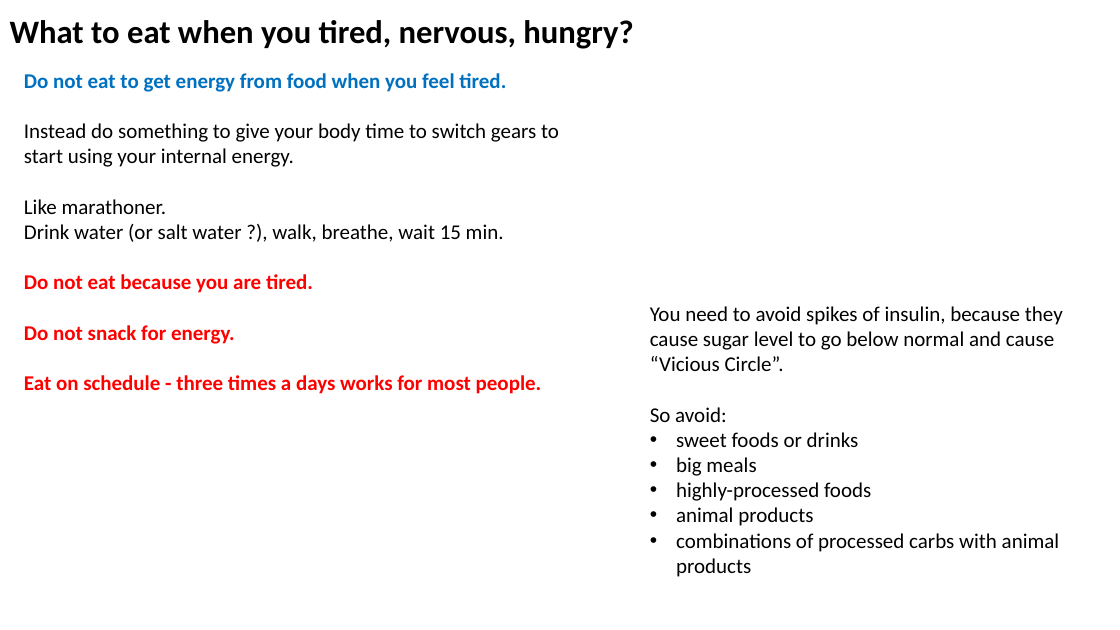
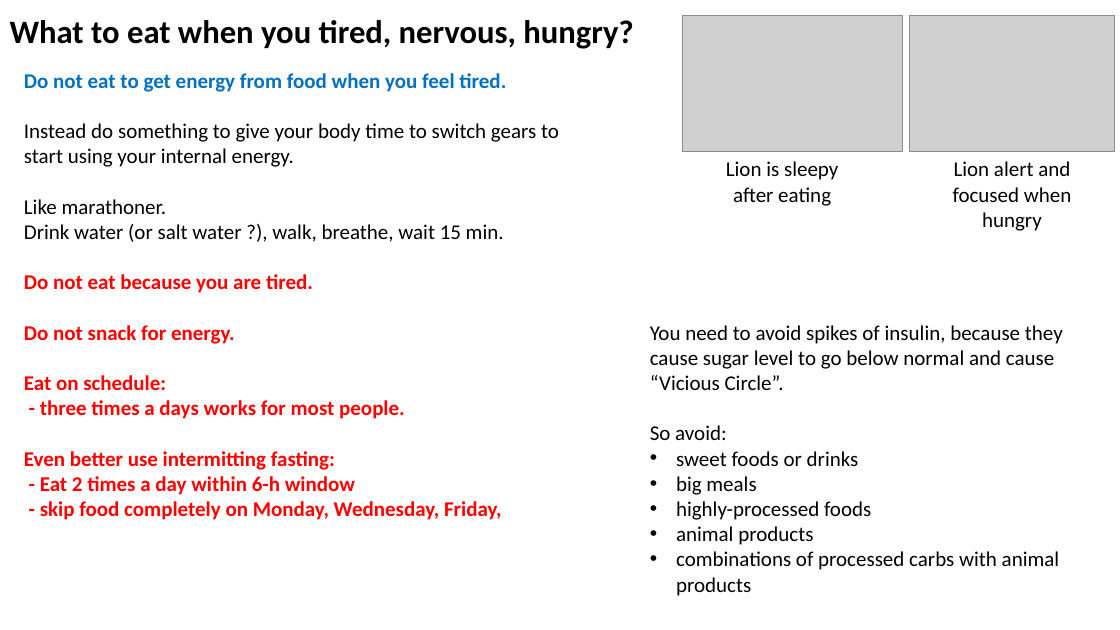
Before and after one commit to lselector/misc, a slide deck: slide 4 of _Life_Lose_Weight.pptx. Drawn at 1120x630 pixels with LibreOffice and Linux fonts; fonts in the diff are those of the drawing; grey boxes stand for pictures. Boxes give left, top, right and bottom in pixels: in the first picture for what was removed or moved away, otherwise in the second. Text is boxed around its words. In the diff, an @@ line names an element or a change of style, - is before the commit and + after.

```diff
--- a/_Life_Lose_Weight.pptx
+++ b/_Life_Lose_Weight.pptx
@@ picture added at (682, 15, 902, 152) @@
@@ picture added at (909, 15, 1115, 152) @@
@@ text added at (726, 161, 838, 206), 18 pt, text #000000 @@
+Lion is sleepy after eating
@@ text added at (953, 161, 1071, 231), 18 pt, text #000000 @@
+Lion alert and focused when hungry
@@ text "You need to avoid spikes ...": place and size @@
-text "You need to avoid spikes ..." at (650, 306, 1063, 577)
+text "You need to avoid spikes ..." at (650, 325, 1063, 596)
@@ text at (24, 375, 502, 520): text changed @@
-Eat on schedule - three times a days works for most people.
+Eat on schedule:
+- three times a days works for most people.
+Even better use intermitting fasting:
+- Eat 2 times a day within 6-h window
+- skip food completely on Monday, Wednesday, Friday,
```
Also in this commit, not shown: 1 other slide changed.
